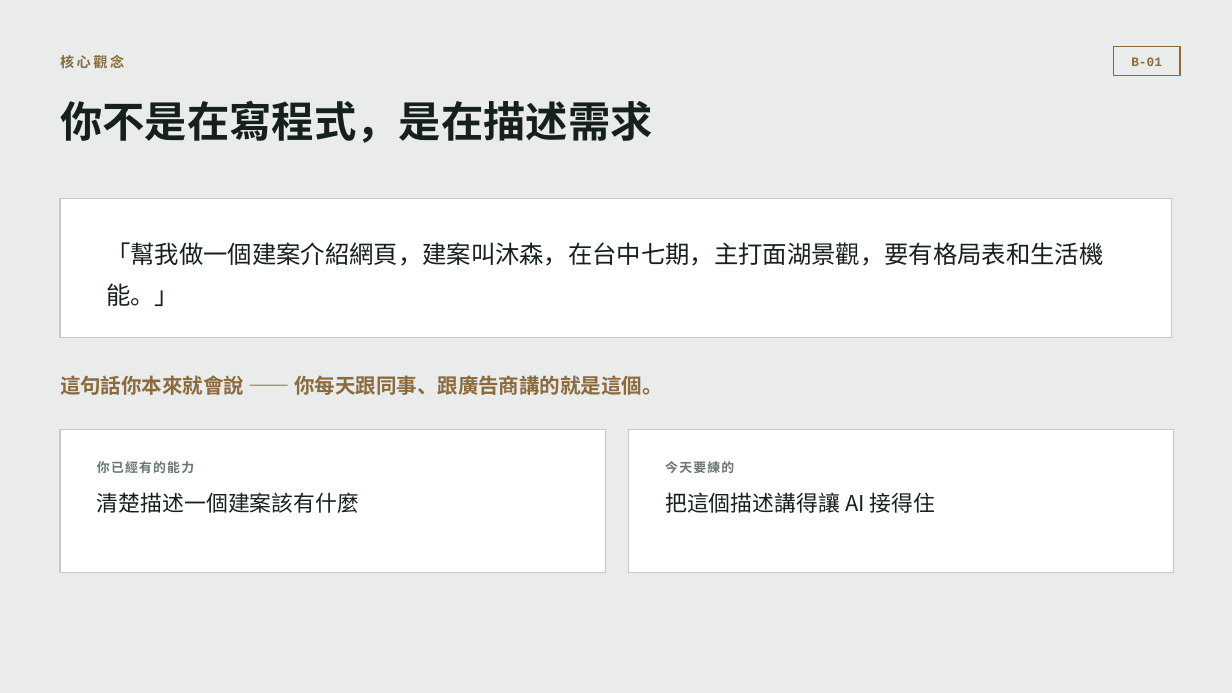
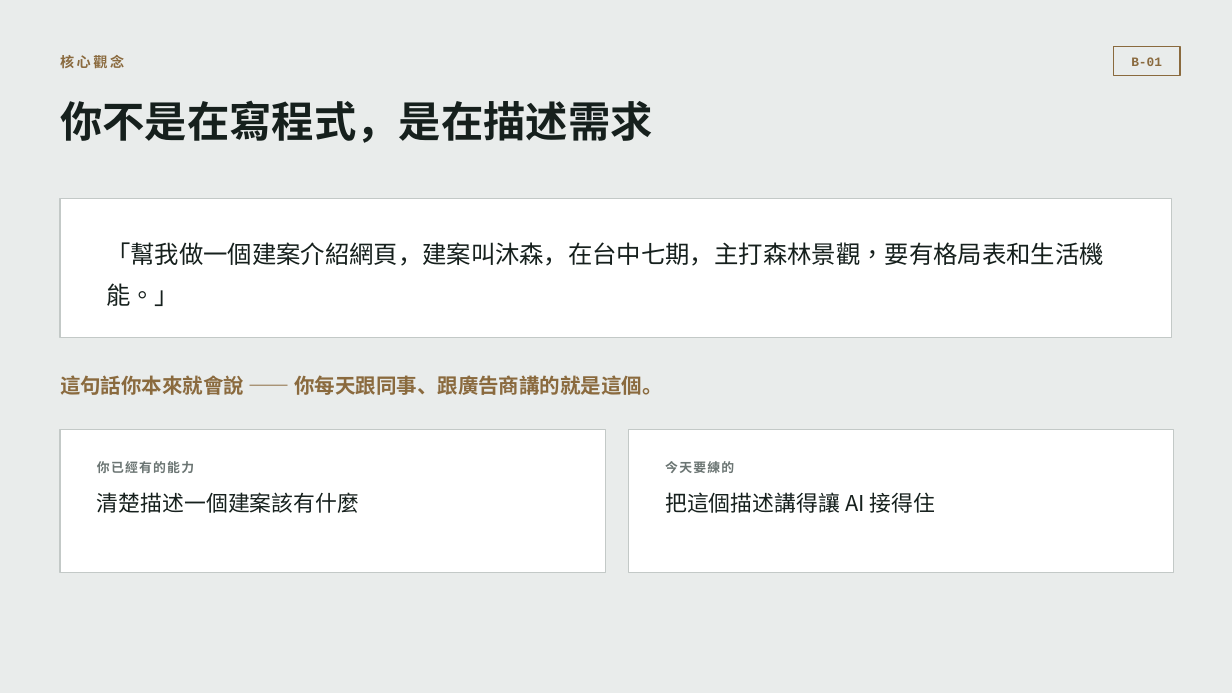
Before and after one commit to b39070566/architectureAiClass, a slide deck: slide 7 of slides/vibe-coding-workshop.pptx. Drawn at 1232x693 pixels with LibreOffice and Linux fonts; fonts in the diff are those of the drawing. Boxes give left, top, right and bottom in pixels: in the first picture for what was removed or moved away, otherwise in the second. Text is boxed around its words. In the diff, an @@ line names an element or a change of style, - is before the commit and + after.

```diff
--- a/slides/vibe-coding-workshop.pptx
+++ b/slides/vibe-coding-workshop.pptx
@@ text at [106,242,1103,306]: text changed @@
-「幫我做一個建案介紹網頁，建案叫沐森，在台中七期，主打面湖景觀，要有格局表和生活機能。」
+「幫我做一個建案介紹網頁，建案叫沐森，在台中七期，主打森林景觀，要有格局表和生活機能。」
```
Also in this commit, not shown: 8 other slides changed, 1 slide added, 1 other file.
